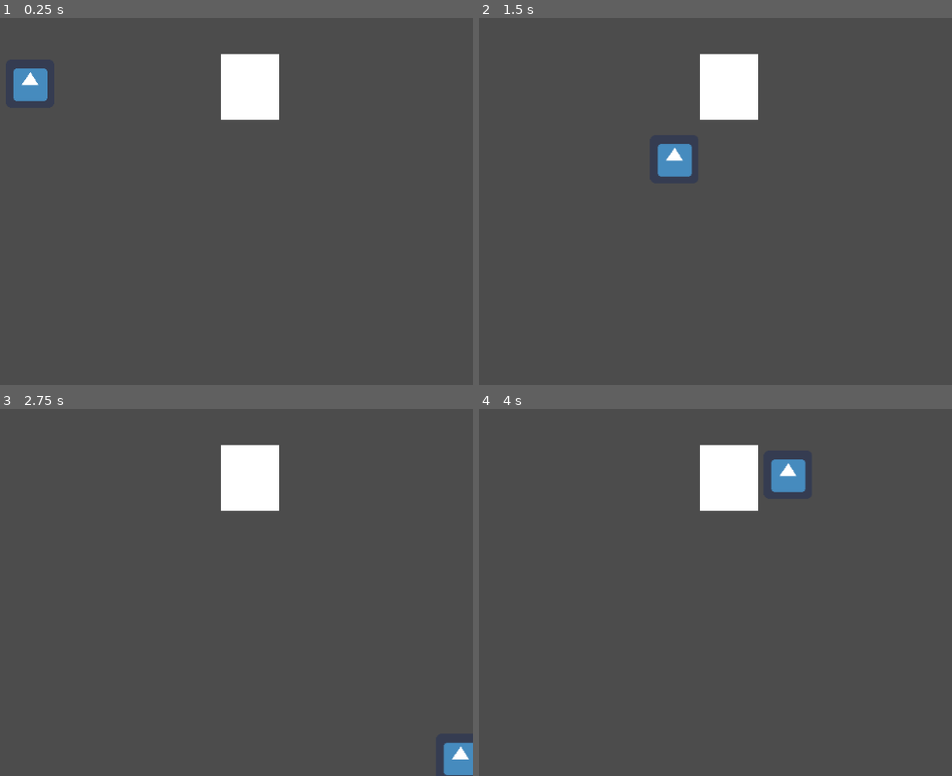
Above: before the commit, frames 1-4 (two rows, left to right).
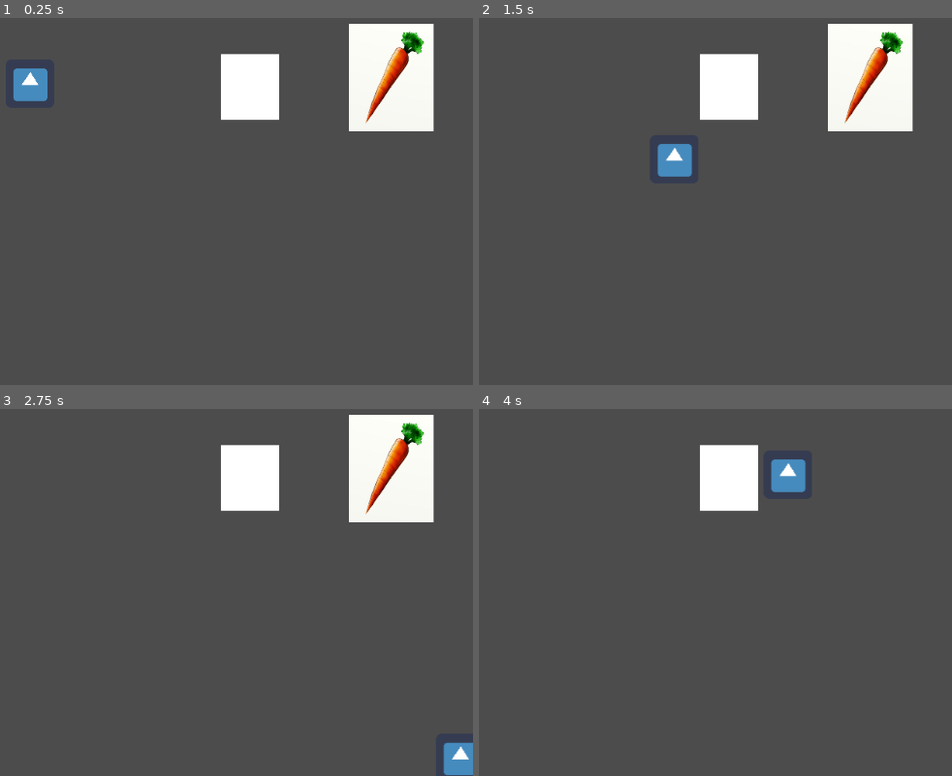
Above: after the commit, the same moments.

Repository: JTMahone/Fellas-Against-Regional-Tyrrany-Final-Project
Game: Godot game, scene res://Levels/Level1.tscn
The game is run twice, just before and just after one commit, with the same random seed, the same clock (stepped at 60 frames per second) and the same inputs. The engine's default icon, where the game draws it, is replaced by a stand-in: a white triangle on a blue panel in a dark square.
Inputs (mouse positions are in pixels of both pictures, inside the frame that each line leads up to):
- Up to frame 1 (0.25 s): no input
- Up to frame 2 (1.5 s): tap Enter at 0.5 s; move the mouse to (734, 135) at 0.52 s; hold D (right) 0.53-1.28 s; click (734, 135) at 0.6 s; tap Space at 1.25 s; move the mouse to (outside the picture) at 1.27 s; hold S (down) from 1.28 s (still down); click (outside the picture) at 1.35 s
- Up to frame 3 (2.75 s): move the mouse to (160, 449) at 2.02 s; release S (down) at 2.03 s; hold D (right) from 2.03 s (still down); click (160, 449) at 2.1 s
- Up to frame 4 (4 s): move the mouse to (526, 640) at 2.77 s; release D (right) at 2.78 s; hold W (up) 2.78-3.53 s; click (526, 640) at 2.85 s; move the mouse to (795, 618) at 3.52 s; hold A (left) from 3.53 s (still down); click (795, 618) at 3.6 s

The runs differ from the first frame. In frame 1, 5.3% of the frame differs, in the area x 73-92%, y 1-31%; in frame 2, 5.3%; in frame 3, 5.3%; in frame 4, nothing differs.

Commit message:
added test enemy

Diff:
--- /dev/null
+++ b/Enemies/Enemy.gd
@@ -0,0 +1,20 @@
+extends Node2D
+
+
+# Declare member variables here. Examples:
+# var a = 2
+# var b = "text"
+
+
+# Called when the node enters the scene tree for the first time.
+func _ready():
+	pass # Replace with function body.
+
+
+# Called every frame. 'delta' is the elapsed time since the previous frame.
+#func _process(delta):
+#	pass
+
+
+func _on_Area2D_body_entered(body):
+	$CarrotSprite.hide()
--- /dev/null
+++ b/Enemies/Enemy.tscn
@@ -0,0 +1,24 @@
+[gd_scene load_steps=4 format=2]
+
+[ext_resource path="res://Enemies/Enemy.gd" type="Script" id=1]
+[ext_resource path="res://Assets/carrottest.jpg" type="Texture" id=2]
+
+[sub_resource type="CapsuleShape2D" id=1]
+radius = 79.0
+
+[node name="Enemy" type="Node2D"]
+script = ExtResource( 1 )
+
+[node name="Area2D" type="Area2D" parent="."]
+position = Vector2( 4, 4 )
+
+[node name="CollisionShape2D" type="CollisionShape2D" parent="Area2D"]
+position = Vector2( 368, 220 )
+shape = SubResource( 1 )
+
+[node name="CarrotSprite" type="Sprite" parent="."]
+position = Vector2( 374, 217 )
+scale = Vector2( 0.0933333, 0.118729 )
+texture = ExtResource( 2 )
+
+[connection signal="body_entered" from="Area2D" to="." method="_on_Area2D_body_entered"]
--- a/Levels/Level1.tscn
+++ b/Levels/Level1.tscn
@@ -1,19 +1,20 @@
-[gd_scene load_steps=3 format=2]
+[gd_scene load_steps=4 format=2]
 
 [ext_resource path="res://Player/Player.tscn" type="PackedScene" id=1]
+[ext_resource path="res://Enemies/Enemy.tscn" type="PackedScene" id=2]
 
 [sub_resource type="RectangleShape2D" id=1]
 extents = Vector2( 39.5, 42 )
 
-[node name="Node2D" type="Node2D"]
+[node name="Level1" type="Node2D"]
 
-[node name="Area2D" type="StaticBody2D" parent="."]
+[node name="Box1" type="StaticBody2D" parent="."]
 
-[node name="CollisionShape2D" type="CollisionShape2D" parent="Area2D"]
+[node name="CollisionShape2D" type="CollisionShape2D" parent="Box1"]
 position = Vector2( 727.5, 205 )
 shape = SubResource( 1 )
 
-[node name="ColorRect" type="ColorRect" parent="Area2D"]
+[node name="ColorRect" type="ColorRect" parent="Box1"]
 margin_left = 691.0
 margin_top = 162.0
 margin_right = 768.0
@@ -21,3 +22,6 @@
 
 [node name="Player" parent="." instance=ExtResource( 1 )]
 position = Vector2( 439, 201 )
+
+[node name="Carrot1" parent="." instance=ExtResource( 2 )]
+position = Vector2( 542, -24 )
Binary file added: Assets/carrottest.jpg
Not shown, added: Assets/carrottest.jpg.import
